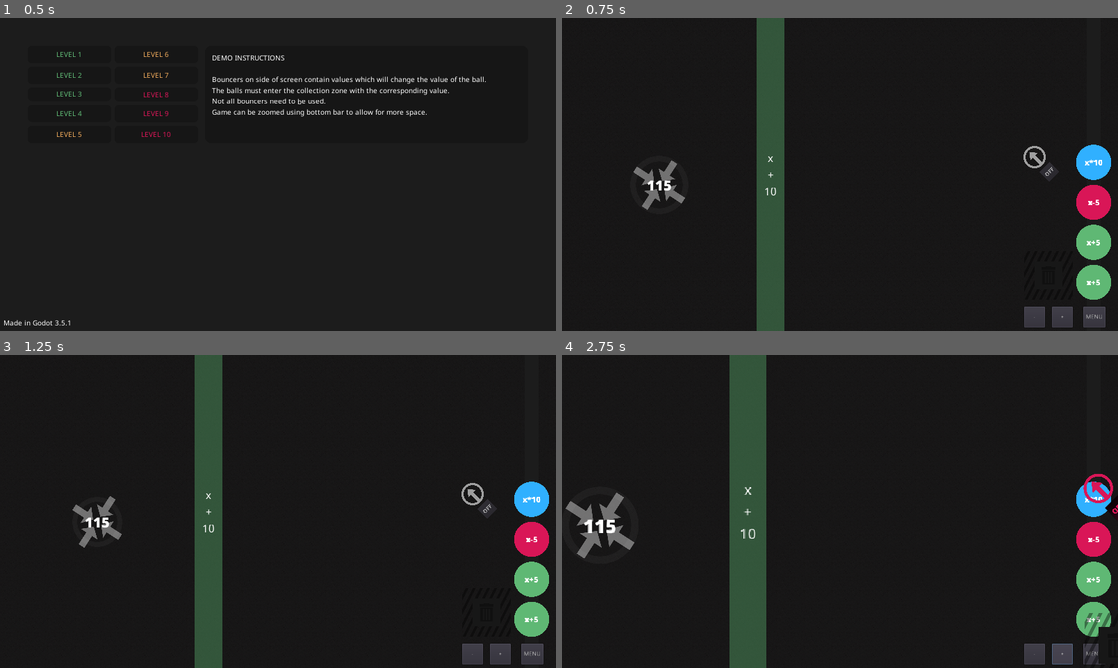
Above: before the commit, frames 1-4 (two rows, left to right).
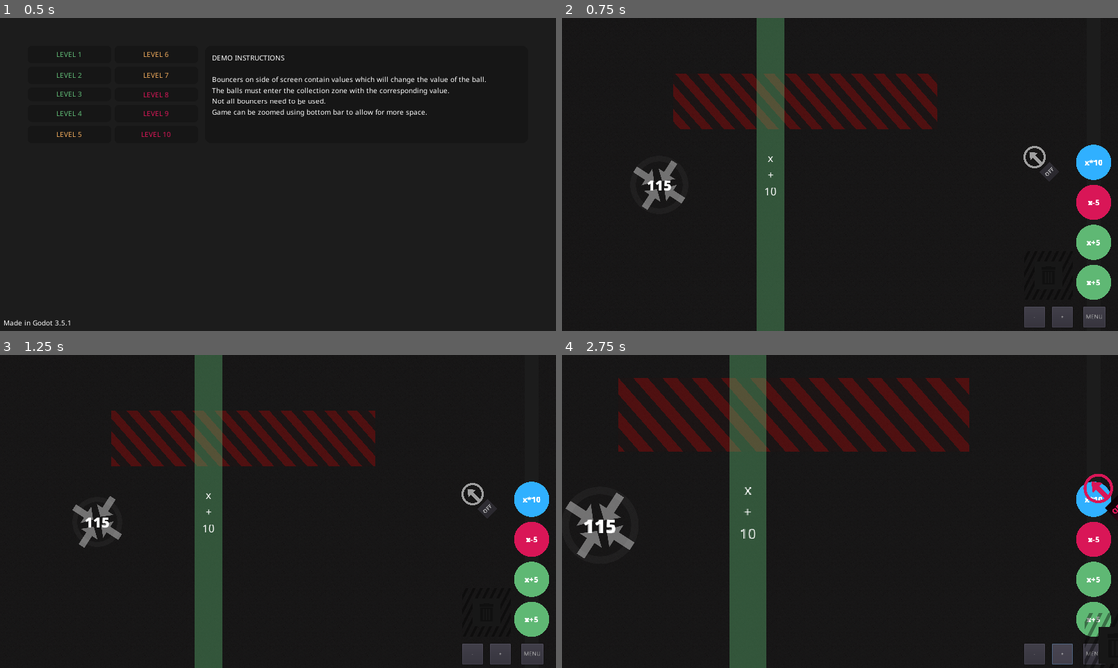
Above: after the commit, the same moments.

Repository: Masonzk/2023TSAVGDSOURCE
Game: Godot game, scene res://Scenes/Menu.tscn
Same seed, same stepped clock (60 frames per second), same inputs: the game is played once before the commit and once after it.
Inputs:
- Up to frame 1 (0.5 s): no input
- Up to frame 2 (0.75 s): click "LEVEL 9" at 0.5 s
- Up to frame 3 (1.25 s): no input
- Up to frame 4 (2.75 s): click "OFF" at 1.25 s; click "+" at 2 s

Frame 1 is identical in both runs. In frame 2, 4.2% of the frame differs, in the area x 20-68%, y 17-36%; in frame 3, 4.2%; in frame 4, 7.4%, in the area x 10-74%, y 7-31%.

Commit message:
Revamp Level 9
Added a null zone.

Diff:
--- a/Scenes/Levels/9.tscn
+++ b/Scenes/Levels/9.tscn
@@ -1,8 +1,11 @@
-[gd_scene load_steps=5 format=2]
+[gd_scene load_steps=8 format=2]
 
 [ext_resource path="res://Scenes/Levels/Base.tscn" type="PackedScene" id=1]
 [ext_resource path="res://Code/Passthrough.gd" type="Script" id=2]
 [ext_resource path="res://NotoSans-Regular.ttf" type="DynamicFontData" id=3]
+[ext_resource path="res://Shaders/Null-Zone.tres" type="Material" id=4]
+[ext_resource path="res://Code/NullZone.gd" type="Script" id=5]
+[ext_resource path="res://Textures/d141efea9db2f0fa9948b1fbf2419d7f.png" type="Texture" id=6]
 
 [sub_resource type="DynamicFont" id=1]
 size = 24
@@ -18,7 +21,26 @@
 position = Vector2( 224, 384 )
 desired_value = 115.0
 
-[node name="Passthrough" type="StaticBody2D" parent="." index="5"]
+[node name="Null Zone" type="StaticBody2D" parent="." index="5"]
+modulate = Color( 0.94902, 0.0941176, 0.0941176, 0.431373 )
+position = Vector2( 544, 128 )
+script = ExtResource( 5 )
+__meta__ = {
+"_edit_group_": true
+}
+
+[node name="Area2D" type="Area2D" parent="Null Zone" index="0"]
+
+[node name="CollisionPolygon2D" type="CollisionPolygon2D" parent="Null Zone/Area2D" index="0"]
+polygon = PoolVector2Array( -288, 0, 320, 0, 320, 128, -288, 128 )
+
+[node name="Polygon2D" type="Polygon2D" parent="Null Zone" index="1"]
+material = ExtResource( 4 )
+texture = ExtResource( 6 )
+texture_rotation_degrees = 70.0
+polygon = PoolVector2Array( -288, 0, 320, 0, 320, 128, -288, 128 )
+
+[node name="Passthrough" type="StaticBody2D" parent="." index="6"]
 position = Vector2( 448, 448 )
 script = ExtResource( 2 )
 __meta__ = {
@@ -47,4 +69,5 @@
 align = 1
 valign = 1
 
+[connection signal="body_entered" from="Null Zone/Area2D" to="Null Zone" method="_on_Area2D_body_entered"]
 [connection signal="body_entered" from="Passthrough/Area2D" to="Passthrough" method="_on_Area2D_body_entered"]
